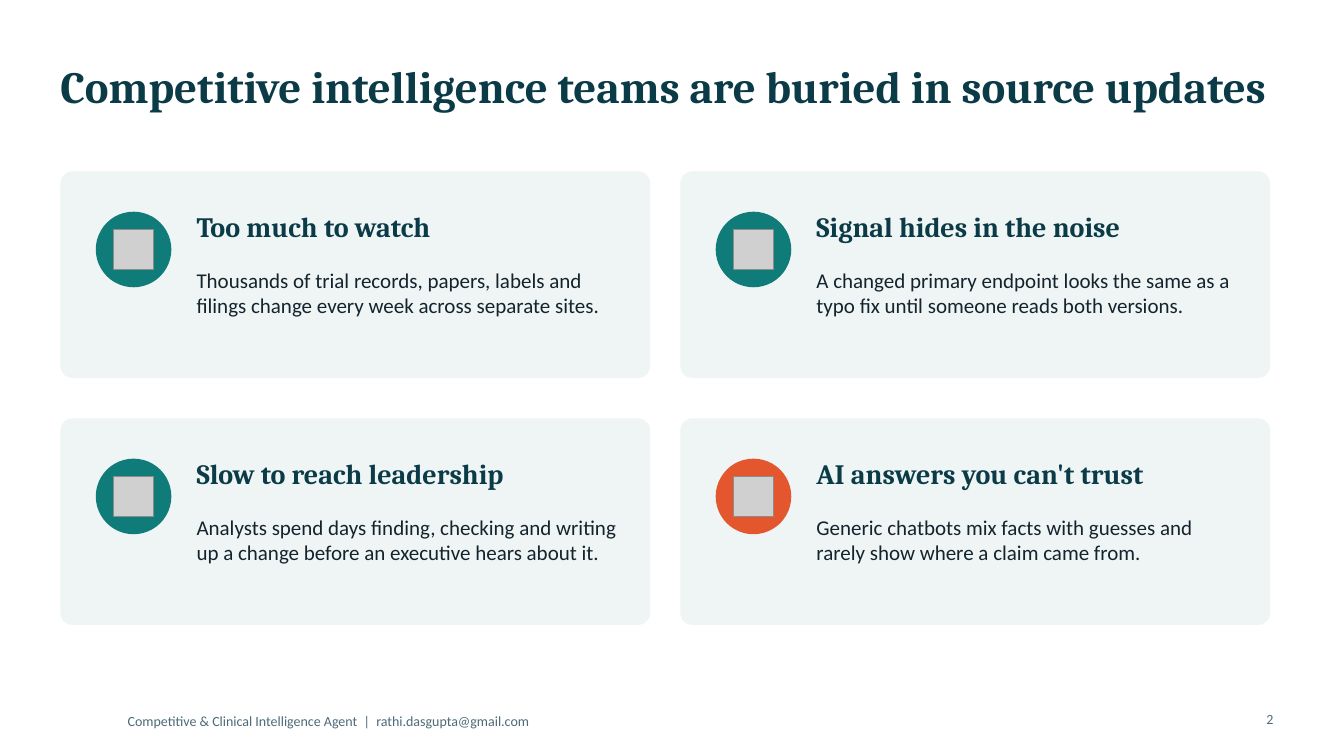
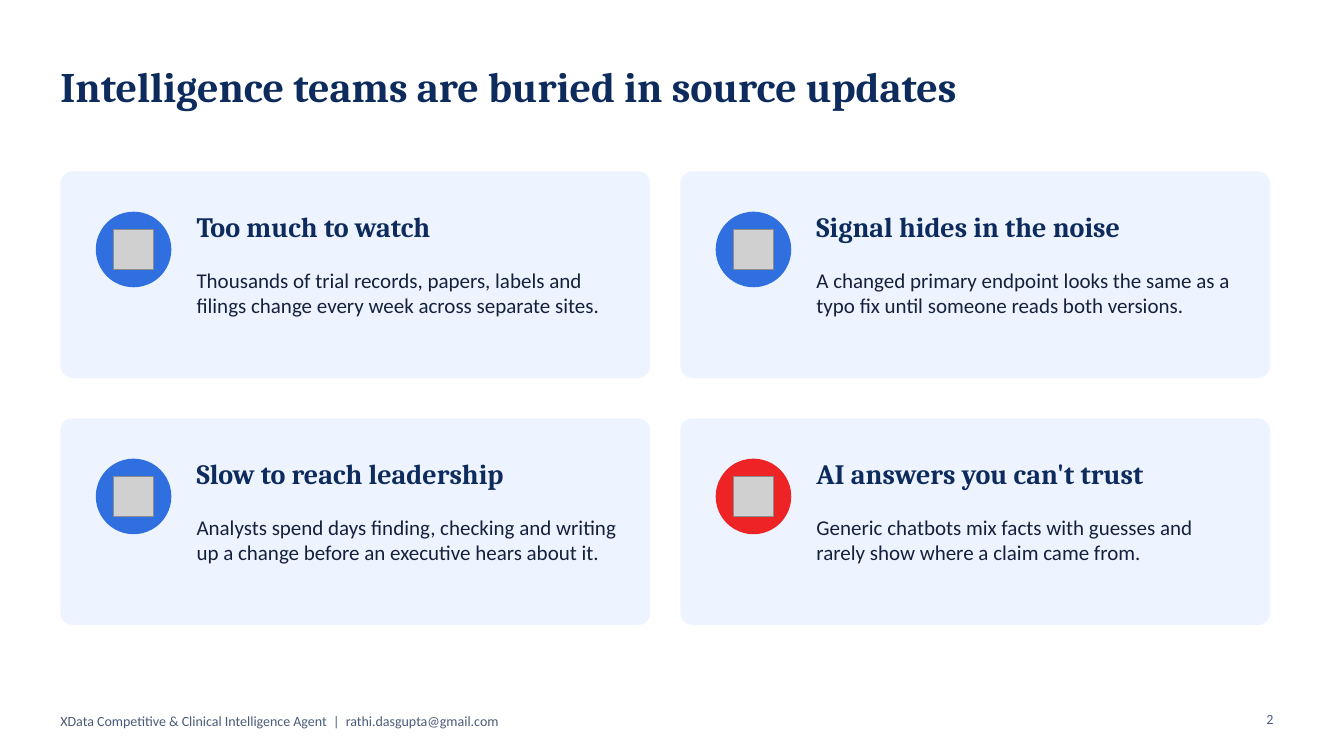
Before and after one commit to rathixdata/XData-Competitive-Clinical-Intelligence-Agent, a slide deck: slide 2 of docs/XData_CI_Agent_Overview.pptx. Drawn at 1344x756 pixels with LibreOffice and Linux fonts; fonts in the diff are those of the drawing; grey boxes stand for pictures; background and template pictures are left out. Boxes give left, top, right and bottom in pixels: in the first picture for what was removed or moved away, otherwise in the second. Text is boxed around its words. In the diff, an @@ line names an element or a change of style, - is before the commit and + after.

```diff
--- a/docs/XData_CI_Agent_Overview.pptx
+++ b/docs/XData_CI_Agent_Overview.pptx
@@ title at (60, 72, 956, 112): text changed; size 32 to 30 pt; text colour #0B3B47 to #0D2B5C @@
-Competitive intelligence teams are buried in source updates
+Intelligence teams are buried in source updates
@@ fill #EEF5F4 to #EEF4FF in 4 elements at (681, 171, 1270, 378), (60, 418, 650, 625), (681, 418, 1270, 625), (60, 171, 650, 378) @@
@@ fill #0F7C7A to #2F6FE0 in 3 elements at (96, 212, 171, 287), (716, 212, 791, 287), (96, 459, 171, 534) @@
@@ ellipse at (716, 459, 791, 534): fill #E4572E to #ED2326 @@
@@ text colour #0B3B47 to #0D2B5C in 4 elements at (197, 217, 430, 238), (816, 217, 1120, 243), (197, 464, 504, 490), (816, 464, 1144, 490) @@
@@ text colour #14232E to #14213D in 4 elements at (197, 273, 599, 317), (816, 273, 1229, 317), (197, 520, 616, 564), (816, 520, 1192, 564) @@
@@ text at (60, 716, 499, 729): text changed; text colour #4C6A78 to #4A5B78 @@
-Competitive & Clinical Intelligence Agent | rathi.dasgupta@gmail.com
+XData Competitive & Clinical Intelligence Agent | rathi.dasgupta@gmail.com
```
Also in this commit, not shown: 7 other slides changed, 3 other files.
